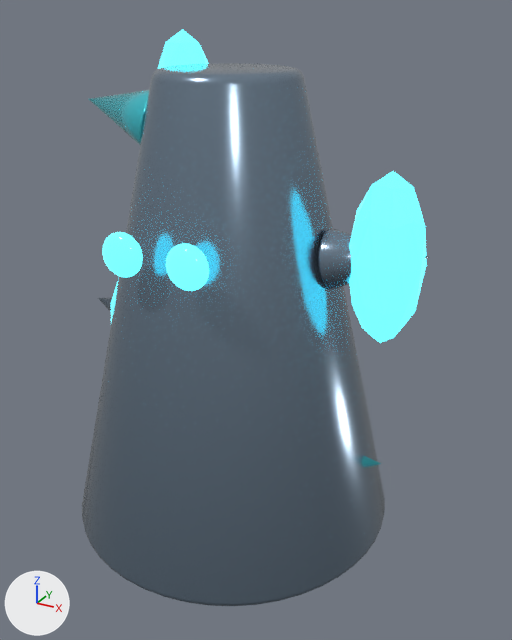
An edit to the glTF model public/models/pets/wisp_v3.glb, drawn before and after from the same camera.
Rendered twice from a 50 mm lens placed at (1.56, -2.6, 1.17), pointed at (0.11, 0.04, -0.15). Every picture has the same lights, and +X, +Y and +Z are marked at lower left. The picture after the commit comes second. Where no turn or scale is listed for an object, it has been applied to the vertices. Vertices at exactly the same position are counted once.

Objects in the first picture: 'ENERGY_SHARD_EMISSIVE', 'ENERGY_SHARD_EMISSIVE.001', 'ENERGY_SHARD_EMISSIVE.002', 'EYE_EMISSIVE', 'EYE_EMISSIVE.001', 'VARIANT_SPINE_ACCENT', 'VARIANT_SPINE_ACCENT.001', 'VARIANT_SPINE_PRIMARY', 'VARIANT_SPINE_PRIMARY.001', 'WRAITH_BODY_PRIMARY'.
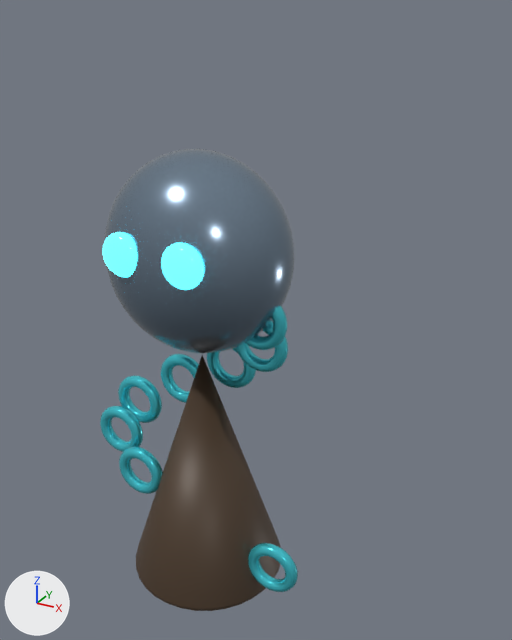
The newer file is also turned or shifted as a whole; pictures and numbers use the older file's frame.

Where the change shows, as pixel boxes (x1, y1, x2, y2) in the pictures (512 x 640 px):
'WRAITH_BODY_PRIMARY', deleted
    before: (82, 63, 385, 606)
'FLOATING_SKULL_PRIMARY', added
    after: (105, 149, 294, 353)
'ECTOPLASM_TAIL_SECONDARY', added (brown)
    after: (136, 355, 281, 611)
'ENERGY_SHARD_EMISSIVE', deleted (cyan)
    before: (349, 171, 427, 343)
'EYE_EMISSIVE.001', moved
    before: (166, 243, 209, 291)
    after: (161, 243, 204, 290)
'VARIANT_SPINE_PRIMARY.001', deleted
    before: (318, 229, 429, 289)
'VARIANT_SPINE_ACCENT.001', deleted (cyan)
    before: (89, 90, 149, 145)
'SPECTRAL_CHAIN_ACCENT.008', added (cyan)
    after: (248, 543, 298, 592)
'SPECTRAL_CHAIN_ACCENT.006', added (cyan)
    after: (119, 446, 163, 494)
'ENERGY_SHARD_EMISSIVE.001', deleted (cyan)
    before: (158, 29, 209, 69)
'SPECTRAL_CHAIN_ACCENT.004', added (cyan)
    after: (118, 375, 162, 423)
'SPECTRAL_CHAIN_ACCENT.005', added (cyan)
    after: (100, 406, 143, 452)
'SPECTRAL_CHAIN_ACCENT.001', added (cyan)
    after: (236, 321, 288, 372)
'SPECTRAL_CHAIN_ACCENT.003', added (cyan)
    after: (161, 354, 199, 403)
'SPECTRAL_CHAIN_ACCENT.002', added (cyan)
    after: (207, 347, 256, 388)
'SPECTRAL_CHAIN_ACCENT', added (cyan)
    after: (246, 305, 287, 350)
'VARIANT_SPINE_ACCENT', deleted (mostly hidden)
    before: (362, 456, 381, 467)
'VARIANT_SPINE_PRIMARY', deleted (mostly hidden)
    before: (98, 298, 112, 312)
'ENERGY_SHARD_EMISSIVE.002', deleted (mostly hidden)
    before: (111, 278, 119, 322)

Diff of the bpy script that builds the scene:
```diff
--- a/public/models/pets/wisp_v3.glb.py
+++ b/public/models/pets/wisp_v3.glb.py
@@ me_sphere_281 @@
-me_sphere_281.from_pydata(...)  # 266 vertices, 528 faces; spans x -0.09..0.09, y -0.05..0.05, z -0.09..0.09
+me_sphere_281.from_pydata(...)  # 266 vertices, 528 faces; spans x -0.111..0.069, y -0.05..0.05, z -0.09..0.09
+# me_sphere_281 part 1: the whole mesh is moved by (-0.021, 0.0, 0.0)
 me_sphere_281.materials.append(mat_deep_emissive)
@@ ob_wraith_body_primary @@
-ob_wraith_body_primary = bpy.data.objects.new('WRAITH_BODY_PRIMARY', me_cone_323)
@@ ob_energy_shard_emissive @@
-ob_energy_shard_emissive = bpy.data.objects.new('ENERGY_SHARD_EMISSIVE', me_icosphere_424)
@@ ob_energy_shard_emissive_001 @@
-ob_energy_shard_emissive_001 = bpy.data.objects.new('ENERGY_SHARD_EMISSIVE.001', me_icosphere_425)
@@ ob_energy_shard_emissive_002 @@
-ob_energy_shard_emissive_002 = bpy.data.objects.new('ENERGY_SHARD_EMISSIVE.002', me_icosphere_426)
@@ ob_variant_spine_accent @@
-ob_variant_spine_accent = bpy.data.objects.new('VARIANT_SPINE_ACCENT', me_cone_324)
@@ ob_variant_spine_primary @@
-ob_variant_spine_primary = bpy.data.objects.new('VARIANT_SPINE_PRIMARY', me_cone_325)
@@ ob_variant_spine_primary_001 @@
-ob_variant_spine_primary_001 = bpy.data.objects.new('VARIANT_SPINE_PRIMARY.001', me_cone_326)
@@ ob_variant_spine_accent_001 @@
-ob_variant_spine_accent_001 = bpy.data.objects.new('VARIANT_SPINE_ACCENT.001', me_cone_327)
@@ ob_ectoplasm_tail_secondary @@
+ob_ectoplasm_tail_secondary = bpy.data.objects.new('ECTOPLASM_TAIL_SECONDARY', me_cone_107)  # 129 vertices, 254 faces; spans x -0.367..0.367, y -0.367..0.367, z -0.574..0.574; in mat_deep_secondary (brown #4d3c2c)
+ob_ectoplasm_tail_secondary.location = (-0.011, -0.24, -0.807)
@@ ob_spectral_chain_accent_008 @@
+ob_spectral_chain_accent_008 = bpy.data.objects.new('SPECTRAL_CHAIN_ACCENT.008', me_torus_118)  # a torus around y (ring radius 0.098, tube radius 0.029) spanning x -0.127..0.127, y -0.029..0.029, z -0.127..0.127; in mat_deep_accent (cyan #50ddeb)
+ob_spectral_chain_accent_008.location = (0.398, -0.332, -1.192)
@@ ob_spectral_chain_accent_006 @@
+ob_spectral_chain_accent_006 = bpy.data.objects.new('SPECTRAL_CHAIN_ACCENT.006', me_torus_116)  # a torus around y (ring radius 0.098, tube radius 0.029) spanning x -0.127..0.127, y -0.029..0.029, z -0.127..0.127; in mat_deep_accent (cyan #50ddeb)
+ob_spectral_chain_accent_006.location = (-0.326, -0.339, -0.897)
@@ ob_spectral_chain_accent_005 @@
+ob_spectral_chain_accent_005 = bpy.data.objects.new('SPECTRAL_CHAIN_ACCENT.005', me_torus_115)  # a torus around y (ring radius 0.098, tube radius 0.029) spanning x -0.127..0.127, y -0.029..0.029, z -0.127..0.127; in mat_deep_accent (cyan #50ddeb)
+ob_spectral_chain_accent_005.location = (-0.486, -0.272, -0.75)
@@ ob_spectral_chain_accent_004 @@
+ob_spectral_chain_accent_004 = bpy.data.objects.new('SPECTRAL_CHAIN_ACCENT.004', me_torus_114)  # a torus around y (ring radius 0.098, tube radius 0.029) spanning x -0.127..0.127, y -0.029..0.029, z -0.127..0.127; in mat_deep_accent (cyan #50ddeb)
+ob_spectral_chain_accent_004.location = (-0.422, -0.19, -0.602)
@@ ob_spectral_chain_accent_003 @@
+ob_spectral_chain_accent_003 = bpy.data.objects.new('SPECTRAL_CHAIN_ACCENT.003', me_torus_113)  # a torus around y (ring radius 0.098, tube radius 0.029) spanning x -0.127..0.127, y -0.029..0.029, z -0.127..0.127; in mat_deep_accent (cyan #50ddeb)
+ob_spectral_chain_accent_003.location = (-0.196, -0.13, -0.454)
@@ ob_spectral_chain_accent_002 @@
+ob_spectral_chain_accent_002 = bpy.data.objects.new('SPECTRAL_CHAIN_ACCENT.002', me_torus_112)  # a torus around y (ring radius 0.098, tube radius 0.029) spanning x -0.127..0.127, y -0.029..0.029, z -0.127..0.127; in mat_deep_accent (cyan #50ddeb)
+ob_spectral_chain_accent_002.location = (0.067, -0.12, -0.307)
@@ ob_spectral_chain_accent_001 @@
+ob_spectral_chain_accent_001 = bpy.data.objects.new('SPECTRAL_CHAIN_ACCENT.001', me_torus_111)  # a torus around y (ring radius 0.098, tube radius 0.029) spanning x -0.127..0.127, y -0.029..0.029, z -0.127..0.127; in mat_deep_accent (cyan #50ddeb)
+ob_spectral_chain_accent_001.location = (0.244, -0.163, -0.159)
@@ ob_spectral_chain_accent @@
+ob_spectral_chain_accent = bpy.data.objects.new('SPECTRAL_CHAIN_ACCENT', me_torus_110)  # a torus around y (ring radius 0.098, tube radius 0.029) spanning x -0.127..0.127, y -0.029..0.029, z -0.127..0.127; in mat_deep_accent (cyan #50ddeb)
+ob_spectral_chain_accent.location = (0.276, -0.24, -0.012)
@@ ob_floating_skull_primary @@
+ob_floating_skull_primary = bpy.data.objects.new('FLOATING_SKULL_PRIMARY', me_sphere_261)  # a UV sphere (40 segments, 24 rings, poles along z) spanning x -0.41..0.41, y -0.344..0.344, z -0.426..0.426; in mat_deep_primary (greyish blue #8497aa)
+ob_floating_skull_primary.location = (-0.011, -0.24, 0.234)
```
